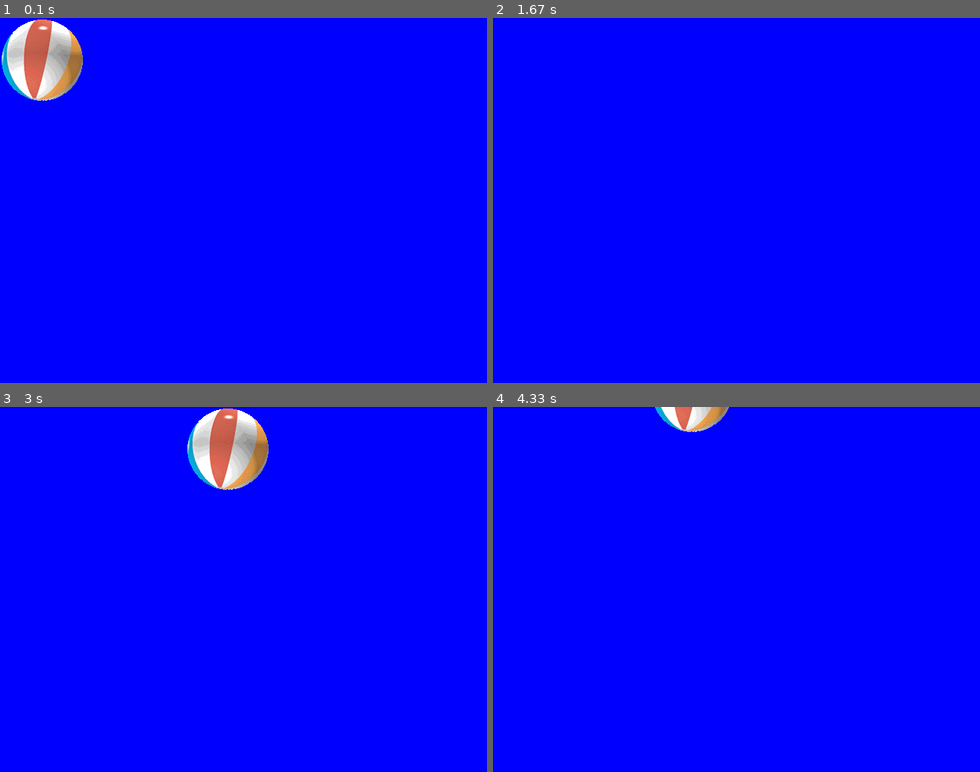
Above: before the commit, frames 1-4 (two rows, left to right).
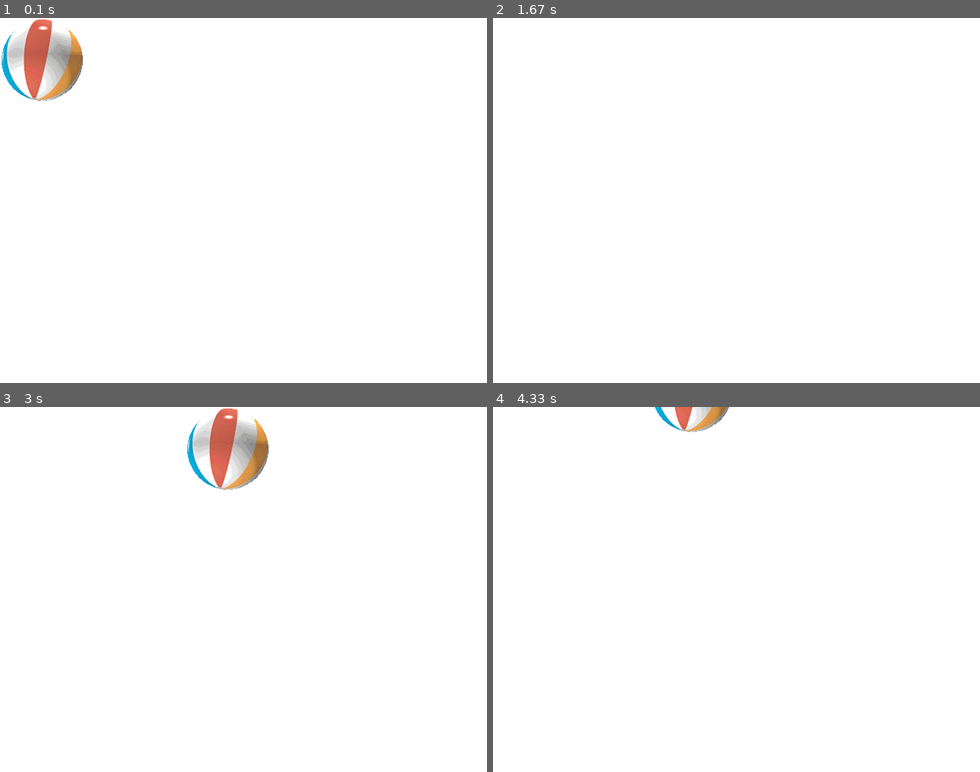
Above: after the commit, the same moments.

Repository: FLT4613/pygame-test
Game: pygame game, started from main.py
Same seed, same stepped clock (60 frames per second), same inputs: the game is played once before the commit and once after it.
Inputs:
- Up to frame 1 (0.1 s): no input
- Up to frame 2 (1.67 s): hold D 0.33-0.8 s; hold W 0.83-1.13 s; hold D 1.17-1.63 s
- Up to frame 3 (3 s): hold S 2.23-2.53 s; hold A 2.57-2.97 s
- Up to frame 4 (4.33 s): hold W 3-3.37 s; hold S from 4.07 s (still down)

The runs differ from the first frame. In frame 1, 97% of the frame differs, in the area x 0-100%, y 0-100%; in frame 2, 100%; in frame 3, 97%; in frame 4, 99%.

Commit message:
白背景にする

Diff:
--- a/main.py
+++ b/main.py
@@ -30,10 +30,9 @@
 pygame.init()
 screen = pygame.display.set_mode((640, 480))
 player = Player()
-screen.fill((255, 255, 255))
 
 while 1:
-    screen.fill((0, 0, 255))
+    screen.fill((255, 255, 255))
     pressed_keys = pygame.key.get_pressed()
 
     if pressed_keys[pygame.K_a]:
